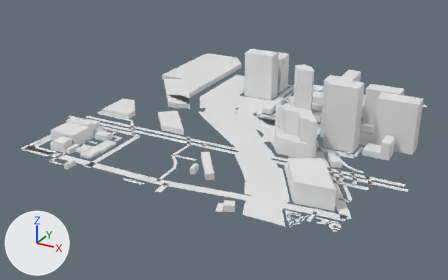
An edit to the glTF model app/public/world/tiles/-3_-3.lod1.glb, drawn before and after from the same camera.
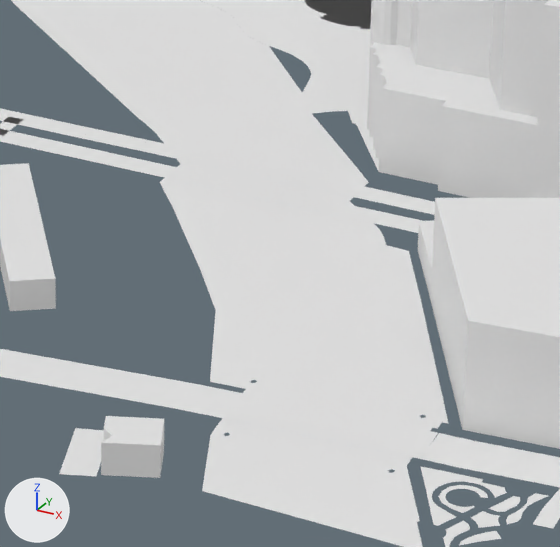
There are two pictures of each version: one whole from a camera (50 mm lens) standing at (-812.0, 402.0, 395.0) and looking at (-1272.0, 1237.0, -23.0), one close up on the part from 45% to 70% of the width and 43% to 81% of the height. The axes (+X, +Y, +Z) are drawn at lower left. The lights are the same throughout. The last two pictures show the newer version. Where no turn or scale is listed for an object, it has been applied to the vertices. Vertices at exactly the same position are counted once.

In view in the first close-up: 'buildings', 'ground', 'water'.
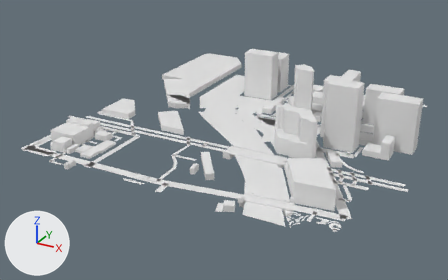
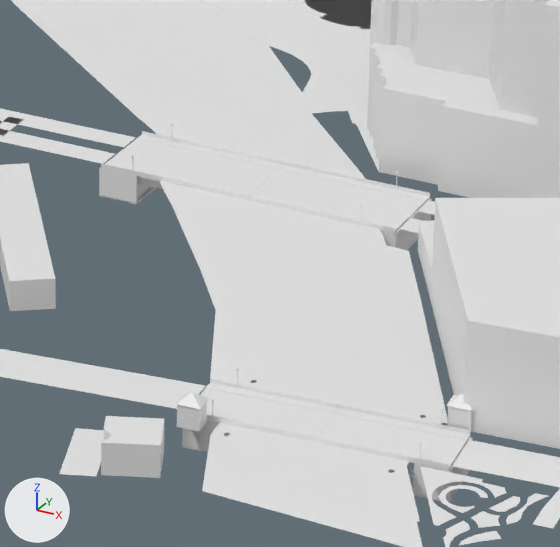
Patch to the scene script:
```diff
--- a/app/public/world/tiles/-3_-3.lod1.glb.py
+++ b/app/public/world/tiles/-3_-3.lod1.glb.py
@@ me_buildings @@
 # used by ob_buildings; location = (-1240.2, 1289.2, 51.3)
-me_buildings.from_pydata(...)  # 704 vertices, 993 faces; spans x -268.0..268.0, y -298.0..298.0, z -51.0..51.0
+me_buildings.from_pydata(...)  # 2314 vertices, 3585 faces; spans x -268.0..268.0, y -298.0..298.0, z -56.0..56.0
+# me_buildings part 1: the loose piece of 16 vertices spanning x 118.0..222.0, y -232.0..-138.0, z -51.0..-21.0 is moved by (0.0, 0.0, 5.0)
+# me_buildings part 2: 986 vertices added at x 102.0..174.0, y -265.0..-227.0, z -56.0..-38.0
+# me_buildings part 3: 624 vertices added at x 14.0..108.0, y -140.0..-112.0, z -56.0..-41.0
+# other edits to the shape of me_buildings do not show in these pictures
@@ me_ground @@
 # used by ob_ground; location = (-1241.0, 1247.0, 0.1)
 # verts and faces of me_ground; kept vertices keep their numbers, new ones are numbered from 1032
 # before: 12 (165.0, -194.0, 0.0) at pixel (438, 432), 13 (111.0, -199.0, 0.0) at pixel (236, 391), 14 (166.0, -208.0, 0.0) at pixel (420, 458), 15 (113.0, -213.0, 0.0) at pixel (216, 416), 358 (165.0, -194.0, 0.0) at pixel (439, 432)
 # before: 359 (166.0, -208.0, 0.0) at pixel (419, 458), 480 (101.0, -201.0, 0.0) at pixel (196, 383), 481 (113.0, -213.0, 0.0) at pixel (216, 416)
-me_ground.from_pydata(...)  # 1032 vertices, 858 faces; spans x -291.0..291.0, y -257.0..257.0, z 0.0
+me_ground.from_pydata(...)  # 1026 vertices, 852 faces; spans x -291.0..291.0, y -257.0..257.0, z 0.0
+# me_ground part 4
+# 8 vertices are removed from x 19.0..105.0, y -95.0..-72.0, z 0.0
+# 10 faces are deleted
+# 3 vertices move from x 19.0..34.0, y -87.0..-74.0, z 0.0 to x 15.0, y -87.0..-74.0, z 0.0
+# 5 vertices are added at (109.0, -72.0, 0.0), (109.0, -80.0, 0.0), (109.0, -93.0, 0.0), (109.0, -85.0, 0.0), (16.0, -95.0, 0.0)
+# 6 new faces join them
+# me_ground part 5
+delete_vertices([*range(12, 16)])  # with the faces that use them
+verts[358] = (173.0, -194.0, 0.0)  # moved, pixel (470, 440)
+verts[359] = (174.0, -207.0, 0.0)  # moved, pixel (451, 466)
+verts[481] = (105.0, -214.0, 0.0)  # moved
+verts[1036] = (103.0, -200.0, 0.0)  # pixel (205, 385)
+faces += [(480, 481, 1036)]
@@ ob_buildings @@
 ob_buildings = bpy.data.objects.new('buildings', me_buildings)
-ob_buildings.location = (-1240.2, 1289.2, 51.3)
+ob_buildings.location = (-1240.2, 1289.2, 46.7)
```

Boxes (x1, y1, x2, y2) around the edits, measured in the close-ups (560 x 547 px; the box of a moved part takes in the faces that stretch with it):
'buildings', reshaped, moved
    before: (0, 0, 560, 478)
    after: (0, 0, 560, 503)
part 1 of me_buildings, moved or reshaped
    both: (418, 198, 560, 449)
part 2 of me_buildings, added
    after: (175, 368, 474, 503)
part 3 of me_buildings, added
    after: (99, 123, 432, 250)
part 4 of me_ground, built on
    both: (92, 134, 435, 231)
part 5 of me_ground, built on
    before: (177, 384, 473, 467)
    after: (189, 384, 473, 467)
